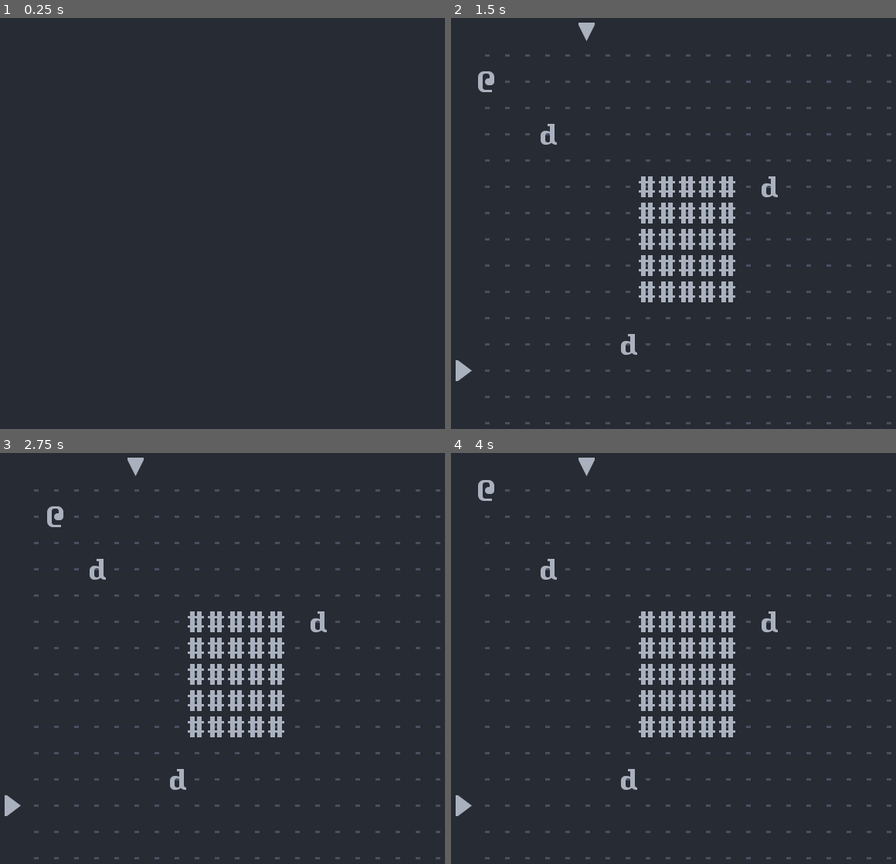
Above: before the commit, frames 1-4 (two rows, left to right).
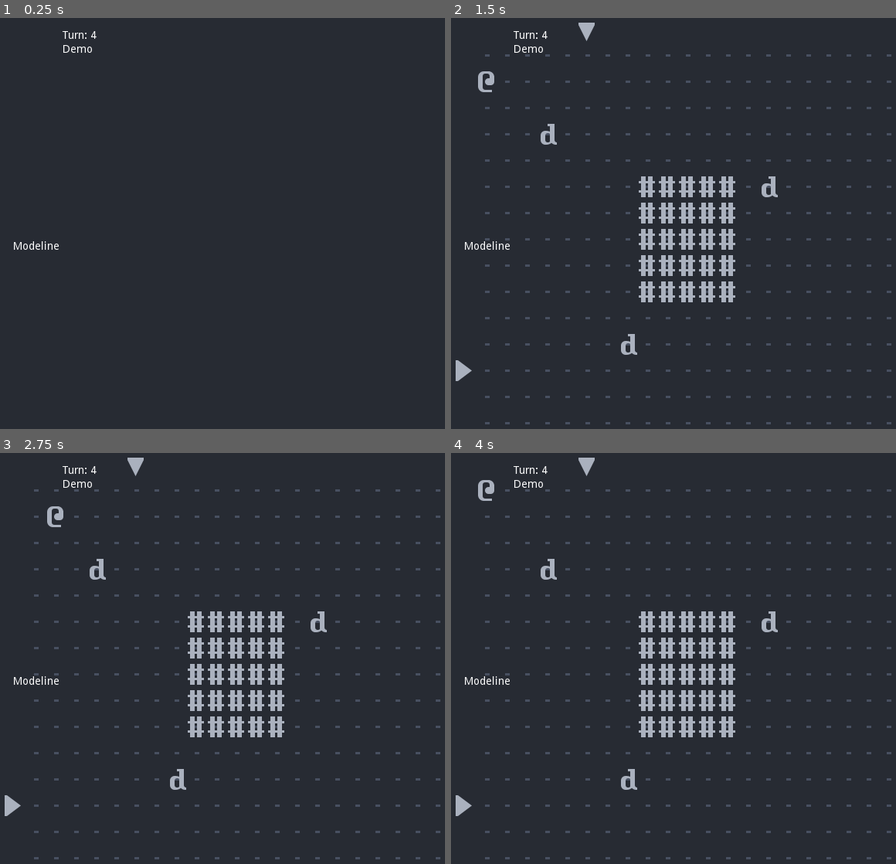
Above: after the commit, the same moments.

Repository: Bozar/GodotRoguelikeTutorial
Game: Godot game, scene res://scene/main/MainScene.tscn
Two runs of this game, one before a commit and one after it. Both use one fixed random seed, a clock stepped at 60 frames per second and the inputs below.
Inputs:
- Up to frame 1 (0.25 s): no input
- Up to frame 2 (1.5 s): tap Enter at 0.5 s; hold Right (move_right) 0.53-1.28 s; tap Space (init_world) at 0.6, 1.25, 1.35 s; hold Down (move_down) from 1.28 s (still down)
- Up to frame 3 (2.75 s): tap Enter at 2 s; release Down (move_down) at 2.03 s; hold Right (move_right) from 2.03 s (still down); tap Space (init_world) at 2.1 s
- Up to frame 4 (4 s): tap Space (init_world) at 2.75, 2.85, 3.6 s; release Right (move_right) at 2.78 s; hold Up (move_up) 2.78-3.53 s; tap Enter at 3.5 s; hold Left (move_left) from 3.53 s (still down)

The runs differ from the first frame. In frame 1, 0.2% of the frame differs, in the area x 3-22%, y 3-57%; in frame 2, 0.2%; in frame 3, 0.2%; in frame 4, 0.2%.

Commit message:
Set main gui margin.

Diff:
--- a/08/scene/gui/MainGUI.tscn
+++ b/08/scene/gui/MainGUI.tscn
@@ -13,16 +13,22 @@
 
 [node name="Modeline" type="Label" parent="MainHBox"]
 margin_top = 293.0
+margin_right = 60.0
 margin_bottom = 307.0
+text = "Modeline"
 
 [node name="SidebarVBox" type="VBoxContainer" parent="MainHBox"]
-margin_left = 4.0
-margin_right = 4.0
+margin_left = 64.0
+margin_right = 108.0
 margin_bottom = 600.0
 
 [node name="Turn" type="Label" parent="MainHBox/SidebarVBox"]
+margin_right = 44.0
 margin_bottom = 14.0
+text = "Turn: 4"
 
 [node name="Help" type="Label" parent="MainHBox/SidebarVBox"]
 margin_top = 18.0
+margin_right = 44.0
 margin_bottom = 32.0
+text = "Demo"
--- a/08/scene/main/MainScene.tscn
+++ b/08/scene/main/MainScene.tscn
@@ -14,6 +14,10 @@
 script = ExtResource( 4 )
 
 [node name="MainGUI" parent="." instance=ExtResource( 2 )]
+margin_left = 20.0
+margin_top = 20.0
+margin_right = 780.0
+margin_bottom = 580.0
 
 [node name="InitWorld" type="Node2D" parent="."]
 script = ExtResource( 1 )
